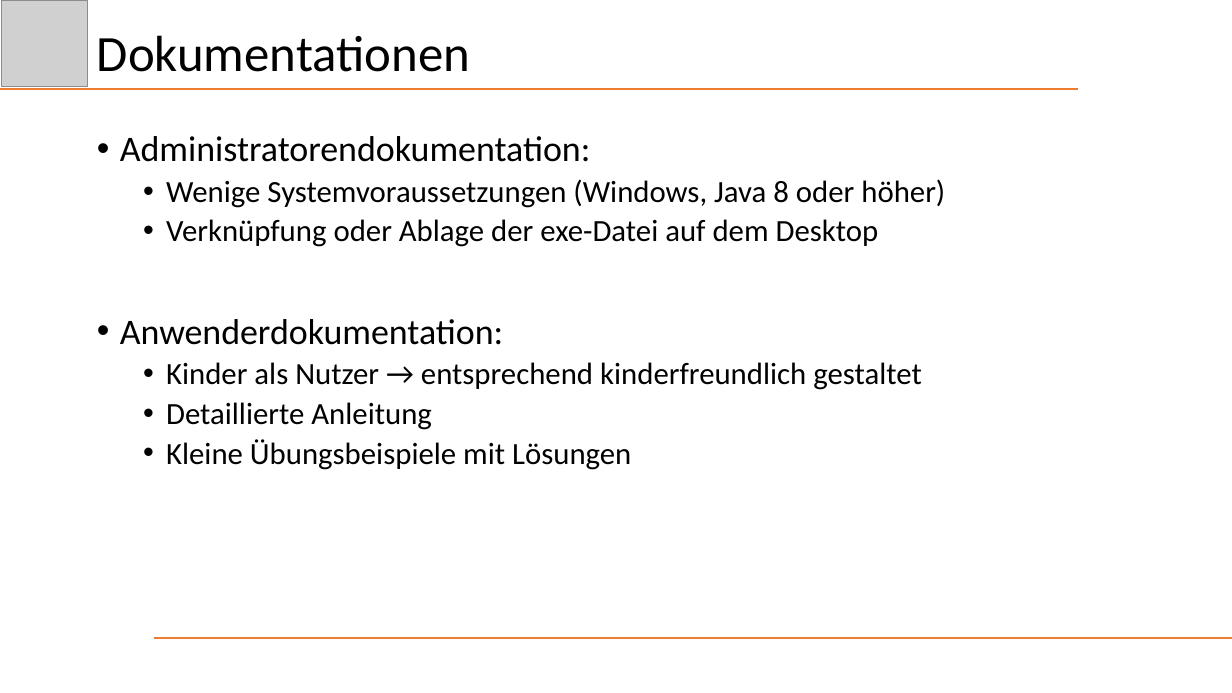
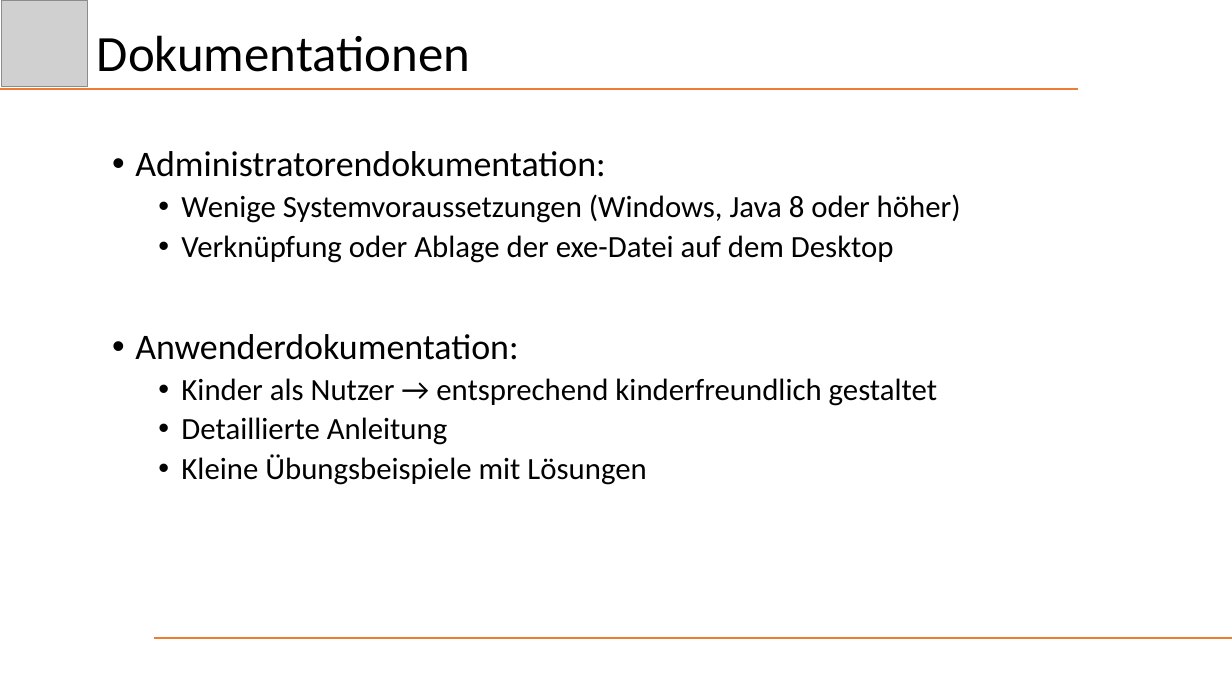
Before and after one commit to Schnitzel128/sejava, a slide deck: slide 9 of Präsentation/DezHex.pptx (slide 6 before the commit). Drawn at 1232x693 pixels with LibreOffice and Linux fonts; fonts in the diff are those of the drawing; grey boxes stand for pictures. Boxes give left, top, right and bottom in pixels: in the first picture for what was removed or moved away, otherwise in the second. Text is boxed around its words. In the diff, an @@ line names an element or a change of style, - is before the commit and + after.

```diff
--- a/Präsentation/DezHex.pptx
+++ b/Präsentation/DezHex.pptx
@@ text "Administratorendokumentation:": place and size @@
-text "Administratorendokumentation:" at bbox=[120, 136, 945, 470]
+text "Administratorendokumentation:" at bbox=[135, 151, 961, 485]
```
Also in this commit, not shown: 3 other slides changed, 17 slides added, 1 slide removed, 3 other files.
